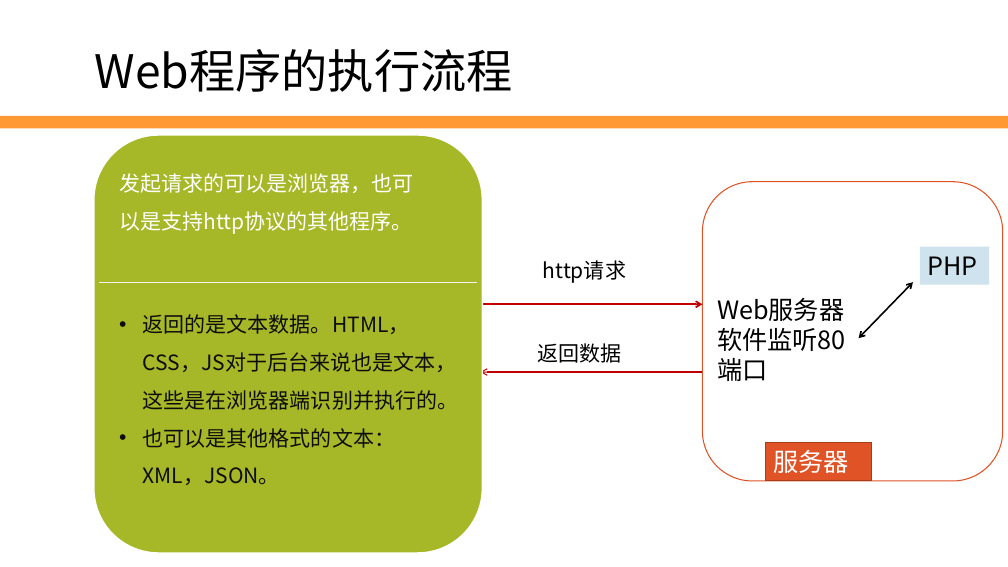
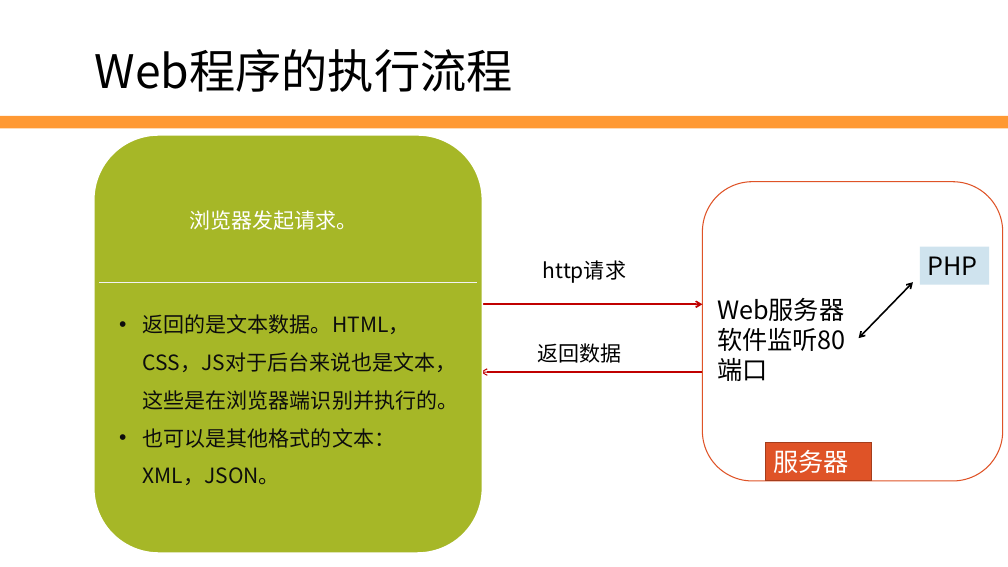
Before and after one commit to edu2act/2017-2018_1st_Wechat_Web_Programming, a slide deck: slide 7 of meterials/slides/ch03-wechat-dev-env-and-debug tools.pptx. Drawn at 1008x567 pixels with LibreOffice and Linux fonts; fonts in the diff are those of the drawing; background and template pictures are left out. Boxes give left, top, right and bottom in pixels: in the first picture for what was removed or moved away, otherwise in the second. Text is boxed around its words. In the diff, an @@ line names an element or a change of style, - is before the commit and + after.

```diff
--- a/meterials/slides/ch03-wechat-dev-env-and-debug tools.pptx
+++ b/meterials/slides/ch03-wechat-dev-env-and-debug tools.pptx
@@ text at (189,210,357,230): text changed @@
-发起请求的可以是浏览器，也可以是支持http协议的其他程序。
+浏览器发起请求。
```
Also in this commit, not shown: 1 other slide changed, 1 slide added, 1 other file.
